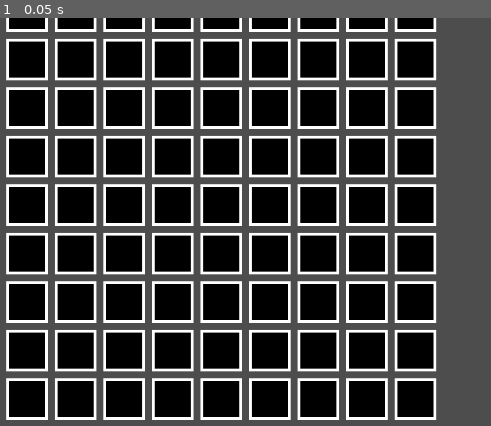
Above: before the commit, frame 1.
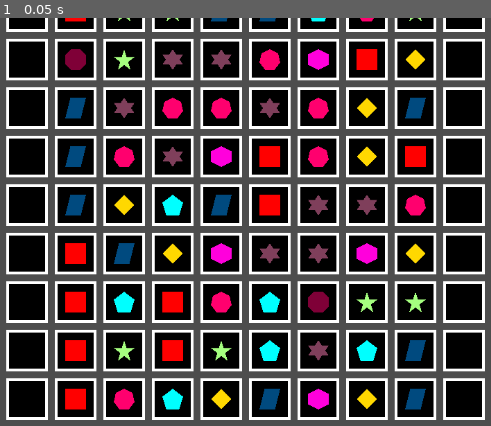
Above: after the commit, the same moment.

Repository: aduImperfect/Match3
Game: Godot game, scene res://TSCN/main.tscn
The game is run twice, just before and just after one commit, with the same random seed, the same clock (stepped at 60 frames per second) and the same inputs.
Inputs:
- Up to frame 1 (0.05 s): no input

The runs differ from the first frame. In frame 1, 17% of the frame differs, in the area x 13-99%, y 0-99%.

Commit message:
Set initial jewels

Diff:
--- a/match-3/TSCN/grid_gen.gd
+++ b/match-3/TSCN/grid_gen.gd
@@ -11,16 +11,27 @@
 @export var jewelCount : int = 0
 @export var jewelArr : Array[Node2D] = []
 
-@export var infiniteXVal : float = -9999.0
-@export var infiniteYVal : float = -9999.0
+@export var infiniteXVal : float = 0.0
+@export var infiniteYVal : float = 0.0
+
+@export var xBeginOffset : float = 0.0
+@export var yBeginOffset : float = 0.0
+@export var offset : float = 0.0
 
 # Called when the node enters the scene tree for the first time.
 func _ready() -> void:
-	groundNum = 90
+	groundNum = 100
 	groundDiv = 10
 
 	jewelNum = 200
 	jewelCount = 0
+
+	infiniteXVal = -9999.0
+	infiniteYVal = -9999.0
+
+	xBeginOffset = 300.0
+	yBeginOffset = -80.0
+	offset = 70.0
 
 # Called every frame. 'delta' is the elapsed time since the previous frame.
 func _process(_delta: float) -> void:
@@ -31,9 +42,6 @@
 	var ground_instance
 	var _xBegin : int = 0
 	var _yBegin : int = 0
-	var xBeginOffset : float = 300.0
-	var yBeginOffset : float = -80.0
-	var offset : float = 70.0
 
 	for k in groundNum:
 		ground_instance = BACKGROUND_SCENE.instantiate()
--- a/match-3/TSCN/jewel_setter.gd
+++ b/match-3/TSCN/jewel_setter.gd
@@ -2,11 +2,38 @@
 
 @export var gridGenNode : Node2D
 
+@export var initialSettingOfJewels : bool = false
+
 # Called when the node enters the scene tree for the first time.
 func _ready() -> void:
-	pass # Replace with function body.
-
+	initialSettingOfJewels = false
 
 # Called every frame. 'delta' is the elapsed time since the previous frame.
 func _process(_delta: float) -> void:
-	pass
+	if initialSettingOfJewels == false:
+		_set_initial_jewels()
+		initialSettingOfJewels = true
+
+func _set_initial_jewels() -> void:
+	var _xBegin : int = 0
+	var _yBegin : int = 0
+	var _i : int = 0
+
+	for k in gridGenNode.groundNum:
+		if _xBegin == 0 || _xBegin == 9:
+			_xBegin += 1
+			if (_xBegin >= int(gridGenNode.groundNum / float(gridGenNode.groundDiv))):
+				_xBegin = 0
+				_yBegin += 1
+			continue
+		var jewelSprite = gridGenNode.jewelArr[_i].get_child(0) as Sprite2D
+		var textureVal : int = 1
+		textureVal = randi_range(1, 9)
+		jewelSprite.texture = load("res://Textures/Jewel_" + str(textureVal) + ".png")
+		gridGenNode.jewelArr[_i].position.x = gridGenNode.groundArr[k].position.x
+		gridGenNode.jewelArr[_i].position.y = gridGenNode.groundArr[k].position.y
+		_i += 1
+		_xBegin += 1
+		if (_xBegin >= int(gridGenNode.groundNum / float(gridGenNode.groundDiv))):
+			_xBegin = 0
+			_yBegin += 1
--- a/match-3/TSCN/main.tscn
+++ b/match-3/TSCN/main.tscn
@@ -8,5 +8,6 @@
 [node name="GridGen" type="Node2D" parent="." unique_id=1911874507]
 script = ExtResource("1_fmnqs")
 
-[node name="JewelSetter" type="Node2D" parent="." unique_id=2021866136]
+[node name="JewelSetter" type="Node2D" parent="." unique_id=2021866136 node_paths=PackedStringArray("gridGenNode")]
 script = ExtResource("2_s5wa2")
+gridGenNode = NodePath("../GridGen")
